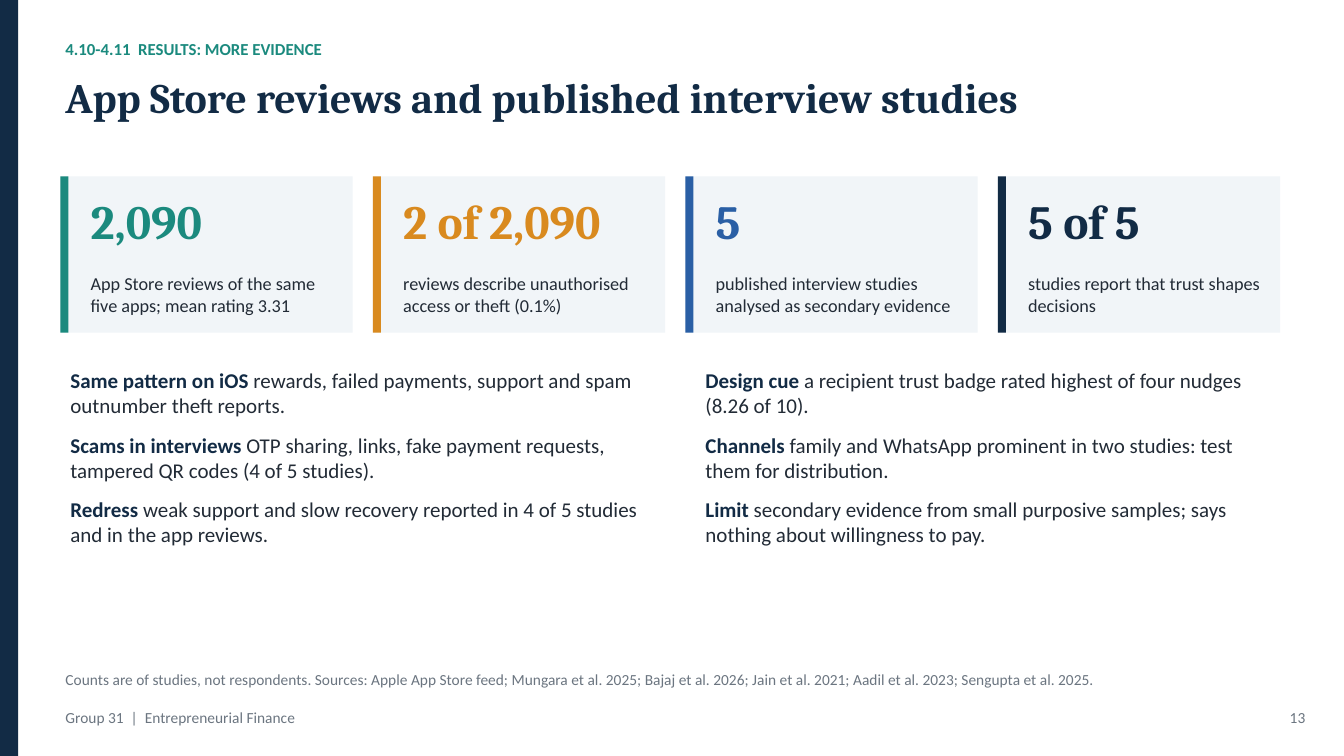
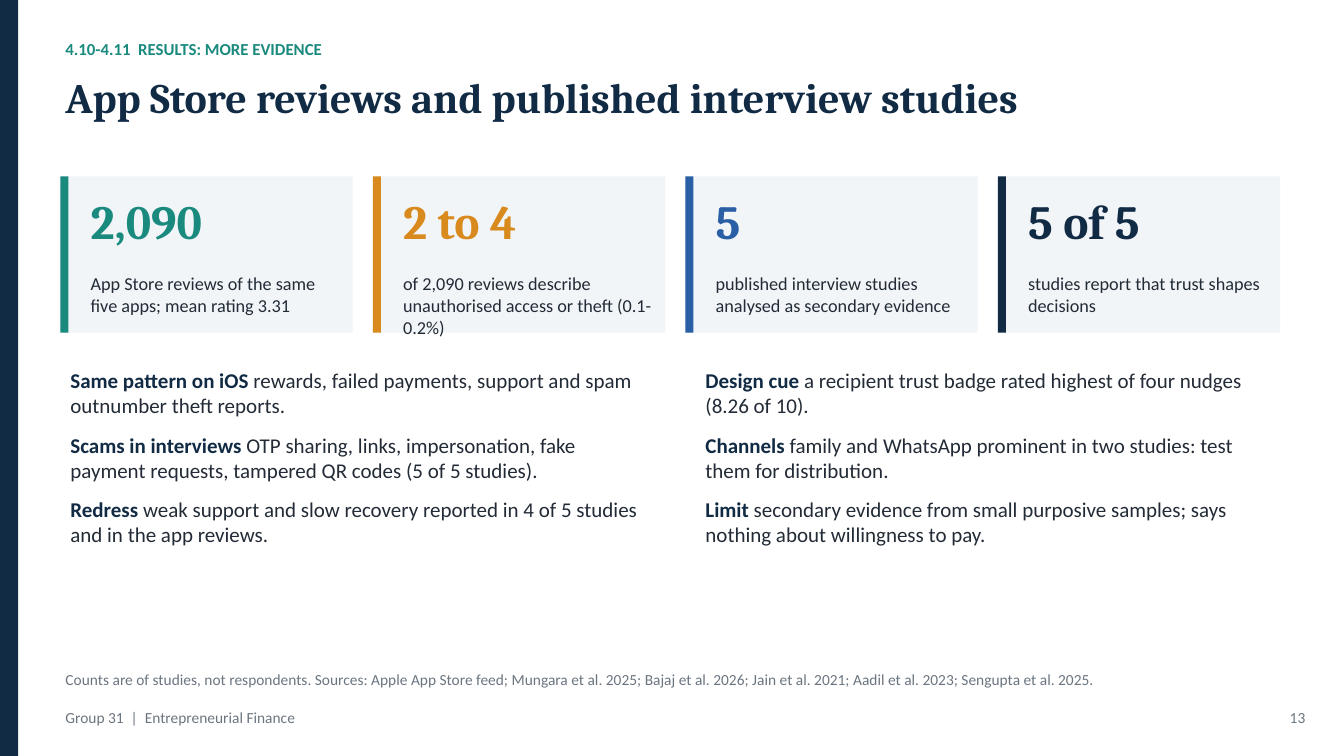
Before and after one commit to sahsudhanshu/EF, a slide deck: slide 13 of Group_31/slides/Group_31_Presentation_Final.pptx. Drawn at 1344x756 pixels with LibreOffice and Linux fonts; fonts in the diff are those of the drawing. Boxes give left, top, right and bottom in pixels: in the first picture for what was removed or moved away, otherwise in the second. Text is boxed around its words. In the diff, an @@ line names an element or a change of style, - is before the commit and + after.

```diff
--- a/Group_31/slides/Group_31_Presentation_Final.pptx
+++ b/Group_31/slides/Group_31_Presentation_Final.pptx
@@ text at <box>403,206,516,240</box>: text changed @@
-2 of 2,090
+2 to 4
@@ text at <box>403,277,651,337</box>: text changed @@
-reviews describe unauthorised access or theft (0.1%)
+of 2,090 reviews describe unauthorised access or theft (0.1-0.2%)
@@ text at <box>70,438,575,482</box>: text changed @@
-Scams in interviews OTP sharing, links, fake payment requests, tampered QR codes (4 of 5 studies).
+Scams in interviews OTP sharing, links, impersonation, fake payment requests, tampered QR codes (5 of 5 studies).
```
Also in this commit, not shown: 21 other files.
